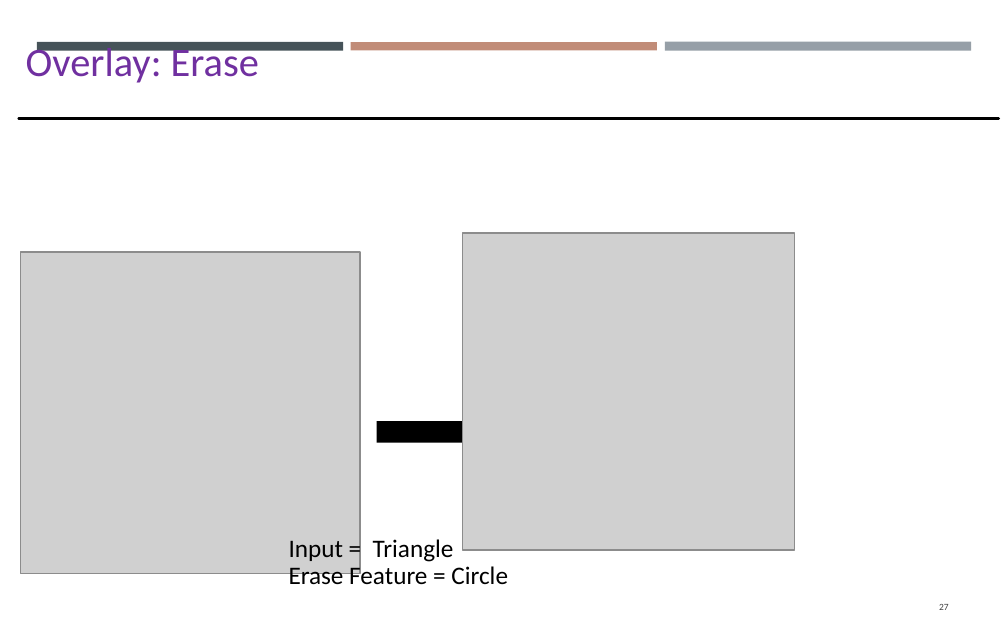
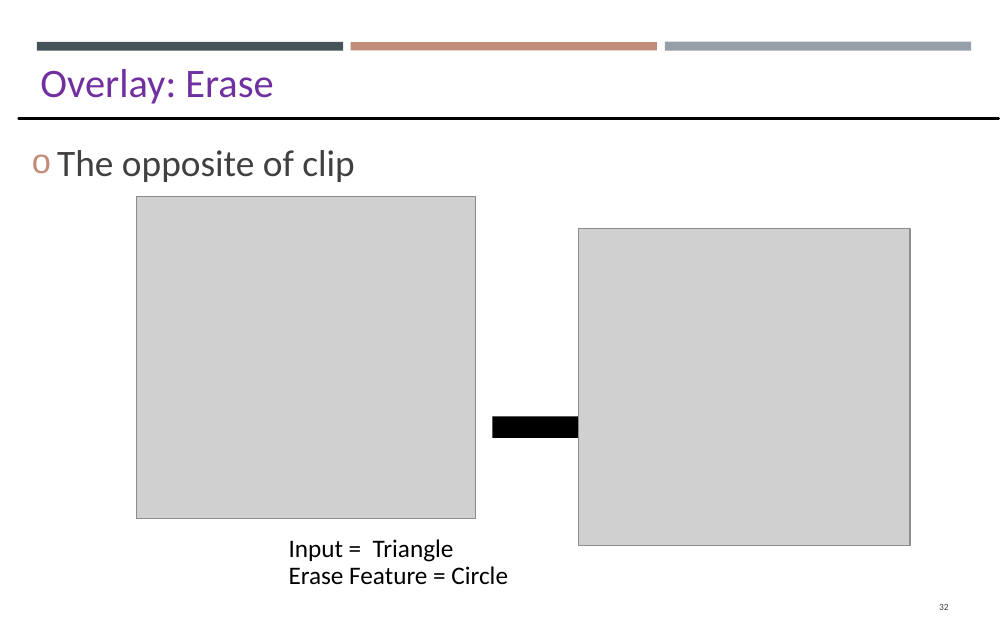
Before and after one commit to gisynw/GIS_I, a slide deck: slide 32 of docs/Lectures/Week12/Lecture11_GEOG2475_Vector.pptx (slide 27 before the commit). Drawn at 1008x630 pixels with LibreOffice and Linux fonts; fonts in the diff are those of the drawing; grey boxes stand for pictures. Boxes give left, top, right and bottom in pixels: in the first picture for what was removed or moved away, otherwise in the second. Text is boxed around its words. In the diff, an @@ line names an element or a change of style, - is before the commit and + after.

```diff
--- a/docs/Lectures/Week12/Lecture11_GEOG2475_Vector.pptx
+++ b/docs/Lectures/Week12/Lecture11_GEOG2475_Vector.pptx
@@ text "Overlay: Erase" rewrapped from [26,42,259,83] to [40,69,273,104] @@
@@ text added at [57,150,354,182], 24 pt, text #404040 @@
+o The opposite of clip
@@ picture: place and size @@
-picture at [20,252,360,573]
+picture at [137,196,476,517]
@@ picture: place and size @@
-picture at [463,233,794,550]
+picture at [578,228,909,545]
@@ right arrow: place and size @@
-right arrow at [377,413,560,451]
+right arrow at [494,409,676,447]
@@ page number at [939,604,949,610]: text changed @@
-27
+32
```
Also in this commit, not shown: 25 other slides changed, 13 slides added, 8 slides removed.
